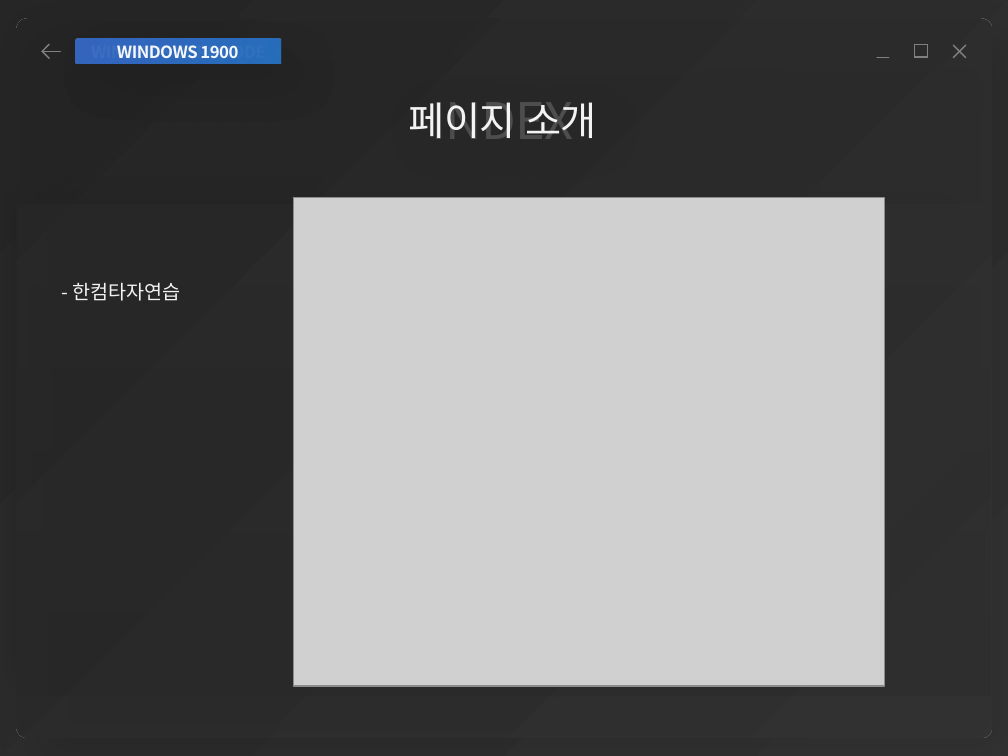
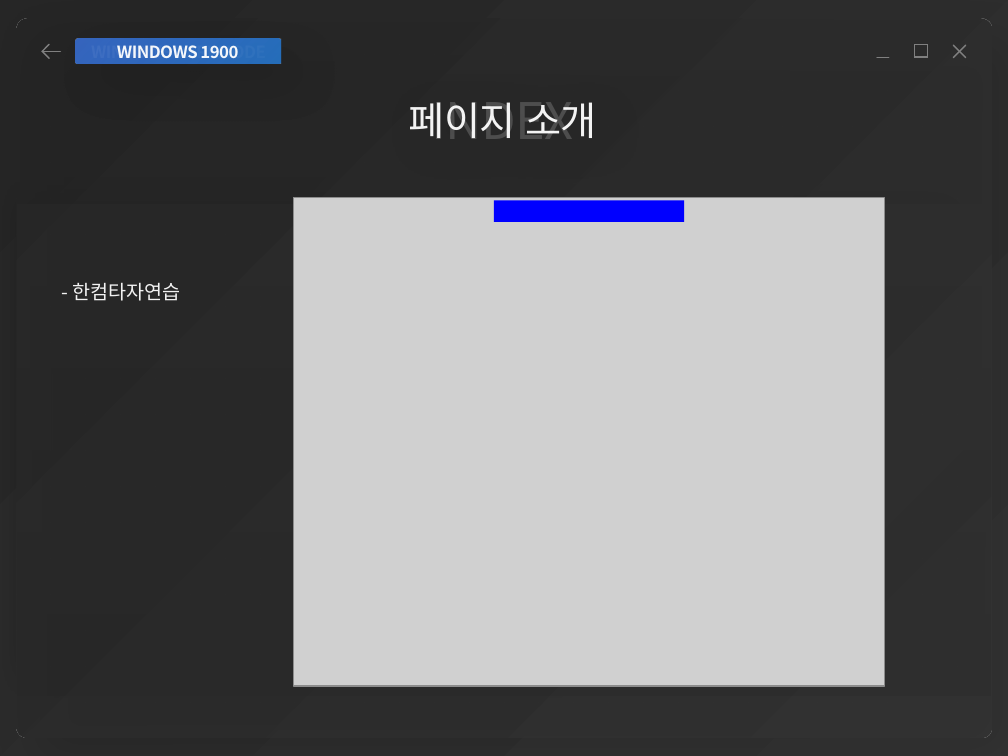
Before and after one commit to yonggyu01/windowProject, a slide deck: slide 17 of 김용규 개인포폴.pptx. Drawn at 1008x756 pixels with LibreOffice and Linux fonts; fonts in the diff are those of the drawing; grey boxes stand for pictures; background and template pictures are left out. Boxes give left, top, right and bottom in pixels: in the first picture for what was removed or moved away, otherwise in the second. Text is boxed around its words. In the diff, an @@ line names an element or a change of style, - is before the commit and + after.

```diff
--- a/김용규 개인포폴.pptx
+++ b/김용규 개인포폴.pptx
@@ rectangle added at <box>494,201,684,222</box>, fill #0000FF @@
```
Also in this commit, not shown: 5 other slides changed, 1 other file.
